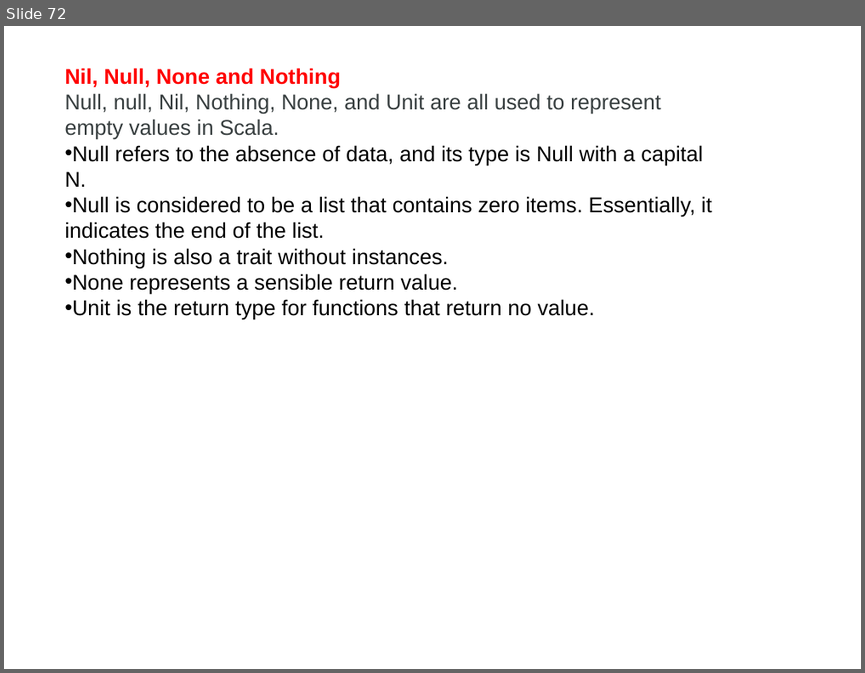
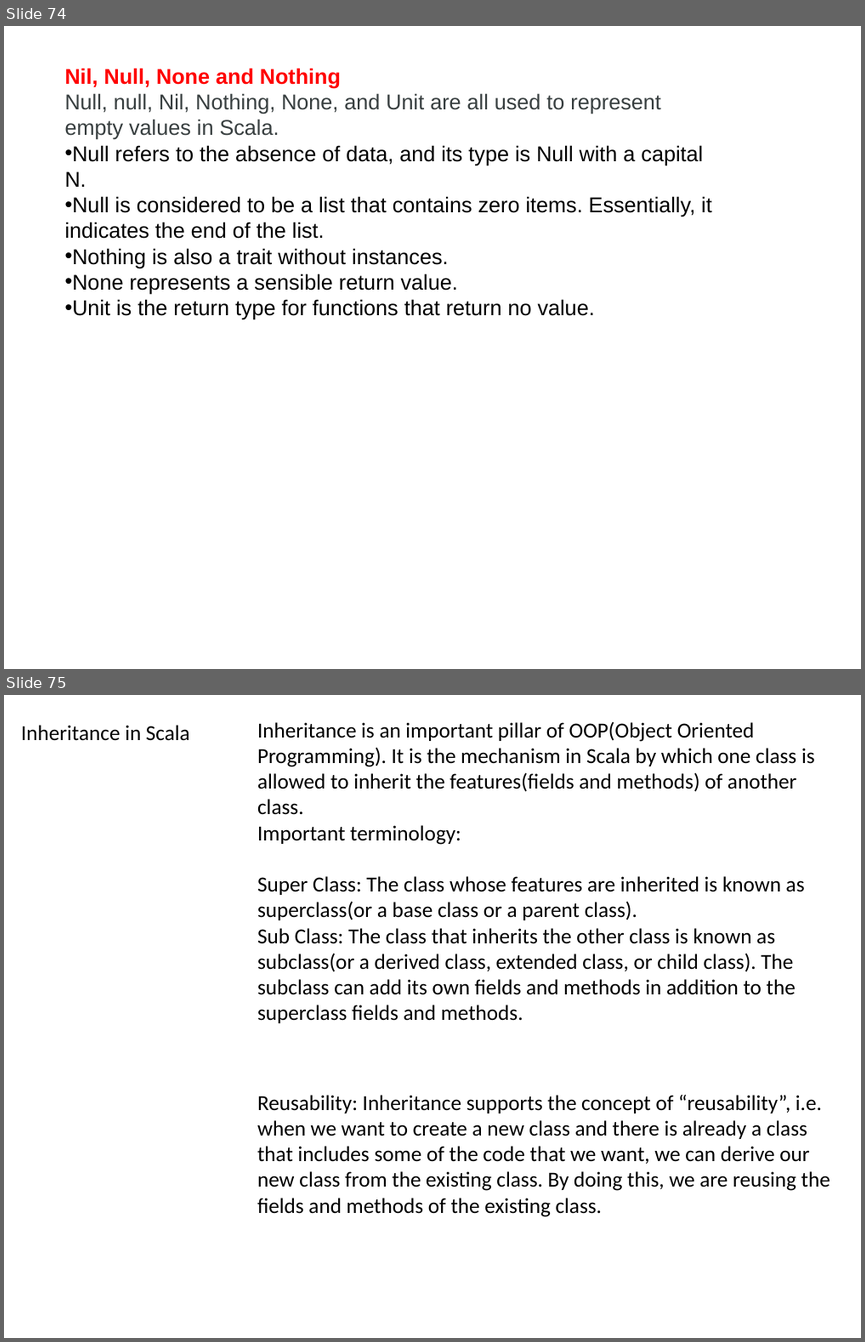
Before and after one commit to makhan010385/Mtech, a slide deck: Scala.pptx. Shown one above the other, each under a label of ours: slide 72 before the commit, slides 74 and 75 after it. The pictures are 865x673 and 865x1342 pixels, drawn with LibreOffice and Linux fonts; fonts in the diff are those of the drawing. Boxes give left, top, right and bottom in pixels: in the first picture for what was removed or moved away, otherwise in the second. Text is boxed around its words. In the diff, an @@ line names an element or a change of style, - is before the commit and + after.

Commit message:
Updated Scala 1- 3 Unit

```diff
--- a/Scala.pptx
+++ b/Scala.pptx
@@ slide 75 added at bbox=[4, 695, 861, 1338], background #FFFFFF @@
@@ text added at bbox=[21, 725, 190, 741], 18 pt, text #000000 @@
+Inheritance in Scala
@@ text added at bbox=[257, 722, 815, 1023], 18 pt, text #000000 @@
+Inheritance is an important pillar of OOP(Object Oriented Programming). It is the mechanism in Scala by which one class is allowed to inherit the features(fields and methods) of another class.
+Important terminology:
+Super Class: The class whose features are inherited is known as superclass(or a base class or a parent class).
+Sub Class: The class that inherits the other class is known as subclass(or a derived class, extended class, or child class). The subclass can add its own fields and methods in addition to the superclass fields and methods.
@@ text added at bbox=[257, 1095, 830, 1217], 18 pt, text #000000 @@
+Reusability: Inheritance supports the concept of “reusability”, i.e. when we want to create a new class and there is already a class that includes some of the code that we want, we can derive our new class from the existing class. By doing this, we are reusing the fields and methods of the existing class.
@@ what was slide 72 is now slide 74 @@
```
Also in this commit, not shown: 11 other slides added.
